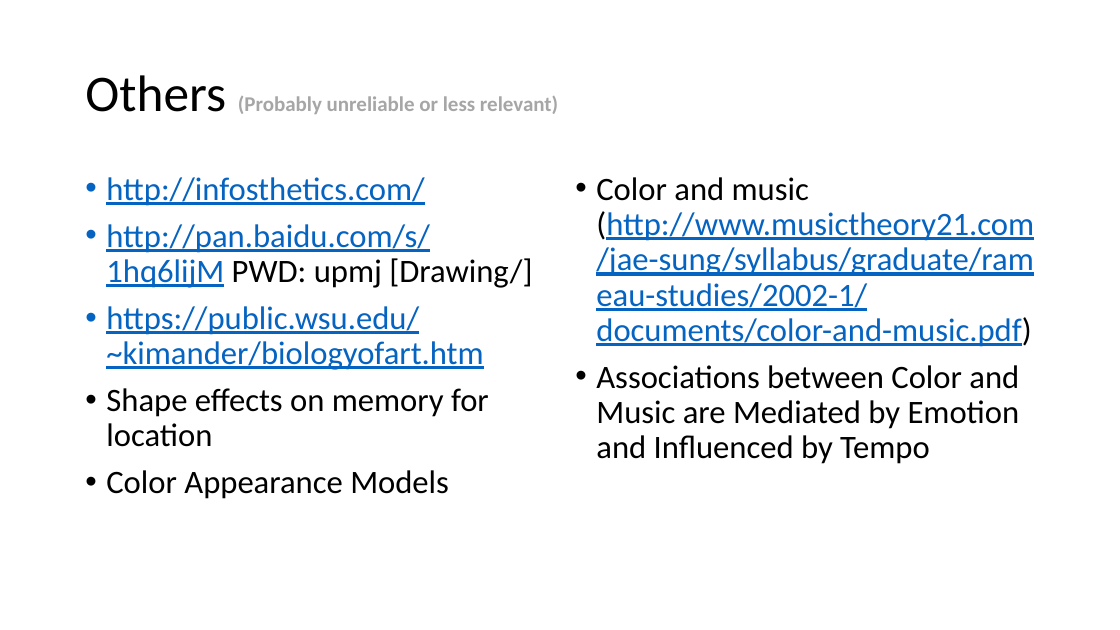
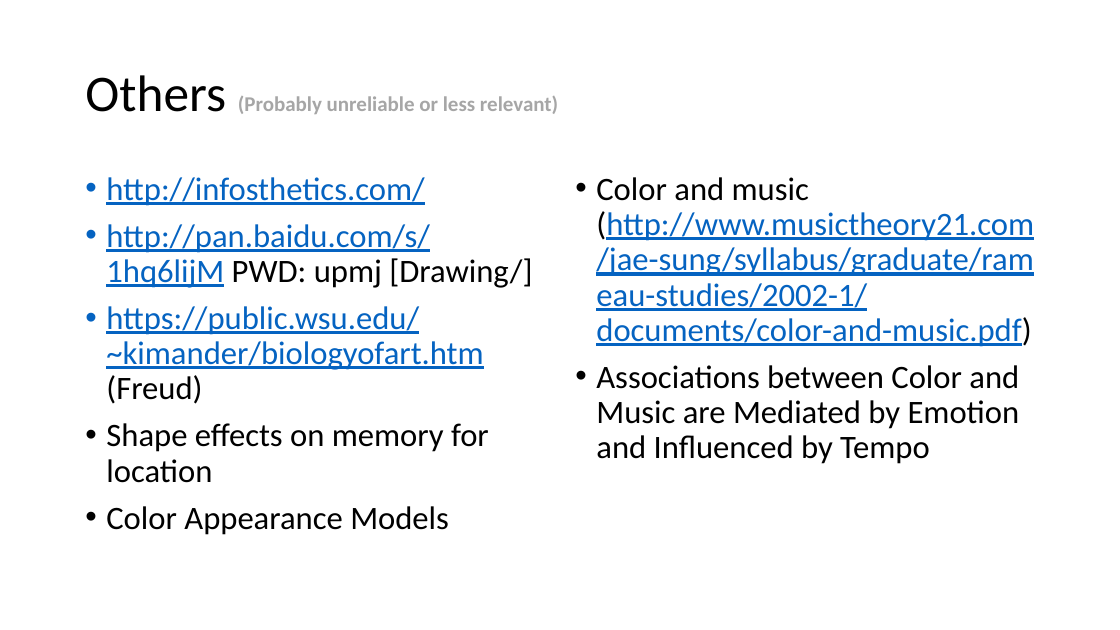
Before and after one commit to PatriciaXiao/Conclusion, a slide deck: slide 19 of Conclusion.pptx (slide 18 before the commit). Drawn at 1120x630 pixels with LibreOffice and Linux fonts; fonts in the diff are those of the drawing. Boxes give left, top, right and bottom in pixels: in the first picture for what was removed or moved away, otherwise in the second. Text is boxed around its words. In the diff, an @@ line names an element or a change of style, - is before the commit and + after.

```diff
--- a/Conclusion.pptx
+++ b/Conclusion.pptx
@@ text at [106,306,483,404]: text changed @@
-• https://public.wsu.edu/~kimander/biologyofart.htm
+• https://public.wsu.edu/~kimander/biologyofart.htm (Freud)
```
Also in this commit, not shown: 3 other slides changed, 2 slides added, 14 other files.
